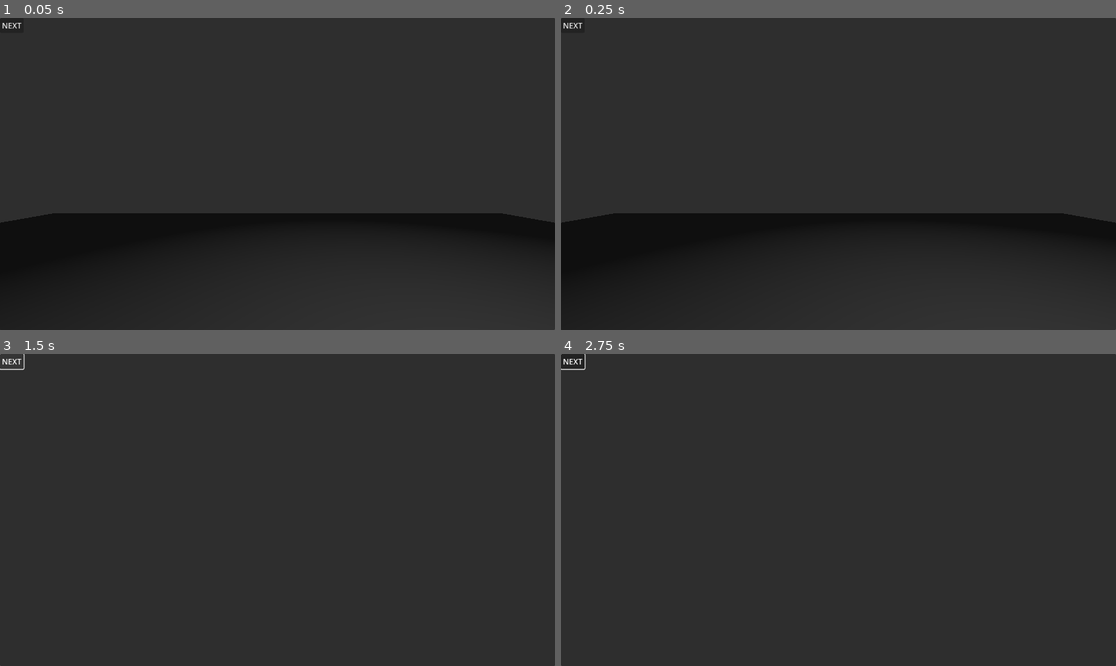
Above: before the commit, frames 1-4 (two rows, left to right).
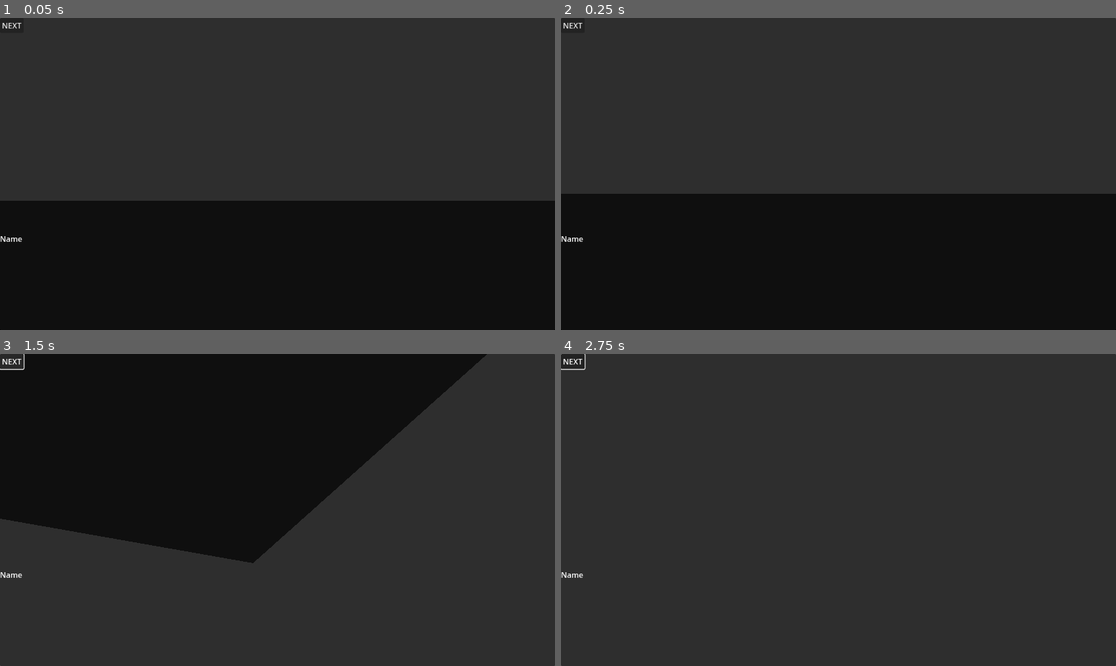
Above: after the commit, the same moments.

Repository: st00pid-cloud/-redacted-
Game: Godot game, scene res://World/Level_01.tscn
Same seed, same stepped clock (60 frames per second), same inputs: the game is played once before the commit and once after it. The project has no main scene, so this scene is started directly.
Inputs (mouse positions are in pixels of both pictures, inside the frame that each line leads up to):
- Up to frame 1 (0.05 s): no input
- Up to frame 2 (0.25 s): no input
- Up to frame 3 (1.5 s): click "NEXT" at 0.5 s; click "NEXT" at 1.25 s
- Up to frame 4 (2.75 s): tap Enter (ui_accept) at 2 s; move the mouse to (866, 510) at 2.02 s; hold W (forward) from 2.03 s (still down); tap Space (jump) at 2.1, 2.27, 2.57 s

The runs differ from the first frame. In frame 1, 17% of the frame differs, in the area x 0-100%, y 58-100%; in frame 2, 19%; in frame 3, 41%, in the area x 0-88%, y 0-72%; in frame 4, less than 0.1%.

Commit message:
Three Hours have passed for the 48 hour hack

Diff:
--- a/Player/Player.gd
+++ b/Player/Player.gd
@@ -1,5 +1,5 @@
 extends CharacterBody3D
-const SPEED = 5
+const SPEED = 8.5
 const JUMP_VELOCITY = 4.5
 
 
--- a/World/Level_01.tscn
+++ b/World/Level_01.tscn
@@ -6,7 +6,11 @@
 
 [sub_resource type="BoxShape3D" id="BoxShape3D_k4bx8"]
 
+[sub_resource type="StandardMaterial3D" id="StandardMaterial3D_ccxtb"]
+albedo_color = Color(0, 0, 0, 1)
+
 [sub_resource type="BoxMesh" id="BoxMesh_k4bx8"]
+material = SubResource("StandardMaterial3D_ccxtb")
 
 [node name="Level01" type="Node3D"]
 
@@ -17,6 +21,7 @@
 shape = SubResource("BoxShape3D_k4bx8")
 
 [node name="MeshInstance3D" type="MeshInstance3D" parent="StaticBody3D"]
+transform = Transform3D(3.8983986, 0, 0, 0, 0.99999976, 0, 0, 0, 4.8411803, 0, 0, 0)
 mesh = SubResource("BoxMesh_k4bx8")
 skeleton = NodePath("../CollisionShape3D")
 
@@ -32,9 +37,11 @@
 skeleton = NodePath("../CollisionShape3D")
 
 [node name="Player" parent="." instance=ExtResource("1_d4bn0")]
-transform = Transform3D(1, 0, 0, 0, 1, 0, 0, 0, 1, 0, 1.3477962, 0)
+transform = Transform3D(1, 0, 0, 0, 1, 0, 0, 0, 1, 0, 1.5728786, -17.123665)
 
 [node name="OmniLight3D" type="OmniLight3D" parent="."]
-transform = Transform3D(1, 0, 0, 0, 1, 0, 0, 0, 1, 1.1065125, 2.1975408, 0)
+transform = Transform3D(1, 0, 0, 0, 1, 0, 0, 0, 1, 1.1065125, 4.2429566, 0)
+light_energy = 16.0
+light_indirect_energy = 16.0
 
 [node name="DialogueBox" parent="." instance=ExtResource("3_ccxtb")]
--- a/autoloads/TaskManager.gd
+++ b/autoloads/TaskManager.gd
@@ -1,26 +1,15 @@
-extends CharacterBody3D
-const SPEED = 8.5
-const JUMP_VELOCITY = 4.5
+extends Node
 
+signal task_completed(task_id: String)
+signal task_updated # Added for HUD synchronization
 
-func _physics_process(delta: float) -> void:
-	# Add the gravity.
-	if not is_on_floor():
-		velocity += get_gravity() * delta
+var active_task: TaskData
 
-	# Handle jump.
-	if Input.is_action_just_pressed("jump") and is_on_floor():
-		velocity.y = JUMP_VELOCITY
+func set_task(task: TaskData) -> void:
+	active_task = task
+	task_updated.emit() # Tell the HUD to refresh [cite: 78]
 
-	# Get the input direction and handle the movement/deceleration.
-	# As good practice, you should replace UI actions with custom gameplay actions.
-	var input_dir := Input.get_vector("left", "right", "forward", "backward")
-	var direction := (transform.basis * Vector3(input_dir.x, 0, input_dir.y)).normalized()
-	if direction:
-		velocity.x = direction.x * SPEED
-		velocity.z = direction.z * SPEED
-	else:
-		velocity.x = move_toward(velocity.x, 0, SPEED)
-		velocity.z = move_toward(velocity.z, 0, SPEED)
-
-	move_and_slide()
+func complete_task(task_id: String) -> void:
+	emit_signal("task_completed", task_id)
+	active_task = null
+	task_updated.emit() # Hide the HUD [cite: 79]
--- a/data/TaskData.gd
+++ b/data/TaskData.gd
@@ -1,11 +1,6 @@
-extends Node
+extends Resource
+class_name TaskData
 
-
-# Called when the node enters the scene tree for the first time.
-func _ready() -> void:
-	pass # Replace with function body.
-
-
-# Called every frame. 'delta' is the elapsed time since the previous frame.
-func _process(delta: float) -> void:
-	pass
+@export var task_id: String = ""
+@export var task_name: String = ""
+@export_multiline var description: String = ""
--- /dev/null
+++ b/data/taskData.tres
@@ -0,0 +1,3 @@
+[gd_resource type="Resource" format=3 uid="uid://beo1nk55cxqhi"]
+
+[resource]
--- a/project.godot
+++ b/project.godot
@@ -17,6 +17,7 @@
 [autoload]
 
 DialogueManager="*res://autoloads/DialogueManager.gd"
+TaskManager="*res://autoloads/TaskManager.gd"
 
 [input]
 
--- a/ui/DialogueBox.tscn
+++ b/ui/DialogueBox.tscn
@@ -19,11 +19,15 @@
 grow_vertical = 2
 
 [node name="MarginContainer" type="MarginContainer" parent="Control/Panel"]
+clip_contents = true
+custom_minimum_size = Vector2(5, 10)
 layout_mode = 1
-anchors_preset = 15
-anchor_right = 1.0
-anchor_bottom = 1.0
-grow_horizontal = 2
+anchors_preset = 4
+anchor_top = 0.5
+anchor_bottom = 0.5
+offset_top = 123.0
+offset_right = 47.0
+offset_bottom = 150.0
 grow_vertical = 2
 
 [node name="VBoxContainer" type="VBoxContainer" parent="Control/Panel/MarginContainer"]
@@ -31,9 +35,12 @@
 
 [node name="NameLabel" type="Label" parent="Control/Panel/MarginContainer/VBoxContainer"]
 layout_mode = 2
+text = "Name"
 
 [node name="ContentLabel" type="RichTextLabel" parent="Control/Panel/MarginContainer/VBoxContainer"]
 layout_mode = 2
+size_flags_vertical = 8
+text = "Content"
 
 [node name="nextButton" type="Button" parent="Control"]
 layout_mode = 0
--- a/ui/TaskHUD.gd
+++ b/ui/TaskHUD.gd
@@ -1,11 +1,19 @@
-extends Node
+extends CanvasLayer
 
 
-# Called when the node enters the scene tree for the first time.
-func _ready() -> void:
-	pass # Replace with function body.
+@onready var title_label = $Control/MarginContainer/VBoxContainer/taskTitle
+@onready var desc_label = $Control/MarginContainer/VBoxContainer/taskDesc
 
+func _ready():
+	# Connect to the TaskManager autoload
+	TaskManager.task_updated.connect(update_display)
+	update_display() # Initialize empty
 
-# Called every frame. 'delta' is the elapsed time since the previous frame.
-func _process(delta: float) -> void:
-	pass
+func update_display():
+	var task = TaskManager.active_task
+	if task:
+		title_label.text = task.task_name
+		desc_label.text = task.description
+		show()
+	else:
+		hide() # Hide HUD when no task is active [cite: 79]
--- a/ui/TaskHUD.tscn
+++ b/ui/TaskHUD.tscn
@@ -1,3 +1,23 @@
 [gd_scene format=3 uid="uid://0igm47phkphs"]
 
-[node name="TaskHud" type="Node2D"]
+[node name="TaskHud" type="CanvasLayer"]
+
+[node name="Control" type="Control" parent="."]
+layout_mode = 3
+anchors_preset = 0
+offset_right = 40.0
+offset_bottom = 40.0
+
+[node name="MarginContainer" type="MarginContainer" parent="Control"]
+layout_mode = 0
+offset_right = 40.0
+offset_bottom = 40.0
+
+[node name="VBoxContainer" type="VBoxContainer" parent="Control/MarginContainer"]
+layout_mode = 2
+
+[node name="taskTitle" type="Label" parent="Control/MarginContainer/VBoxContainer"]
+layout_mode = 2
+
+[node name="taskDesc" type="Label" parent="Control/MarginContainer/VBoxContainer"]
+layout_mode = 2
Not shown: 1 places in World/Level_01.tscn that only renumber resources
